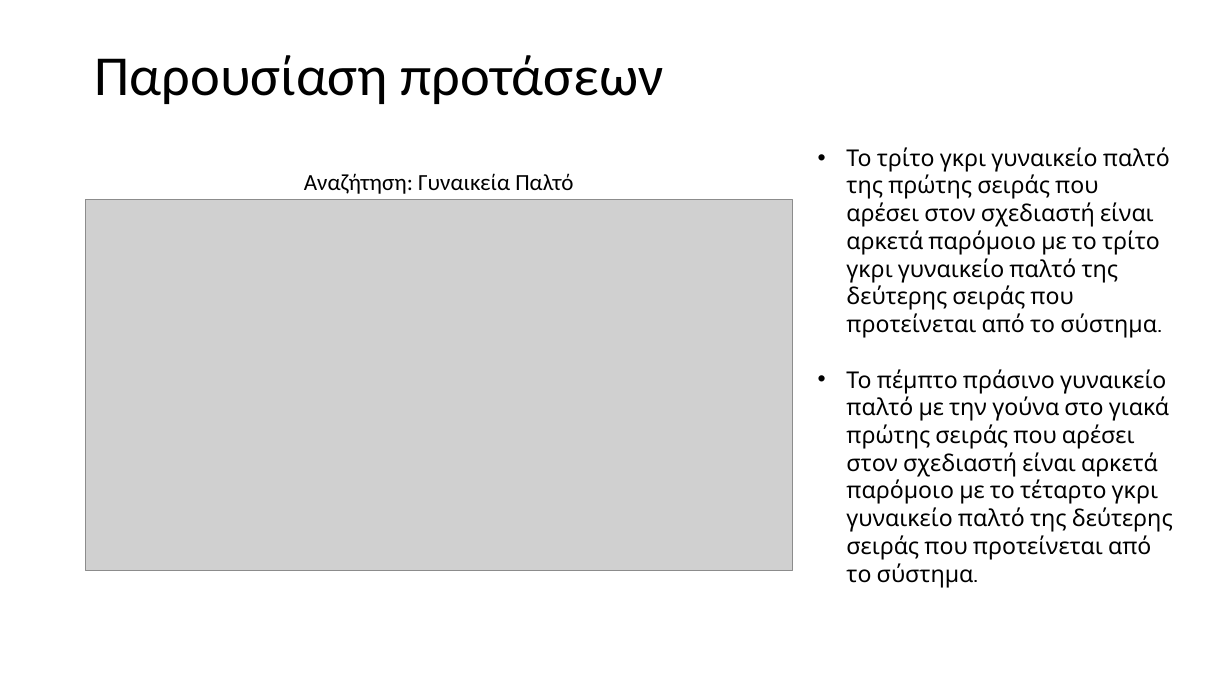
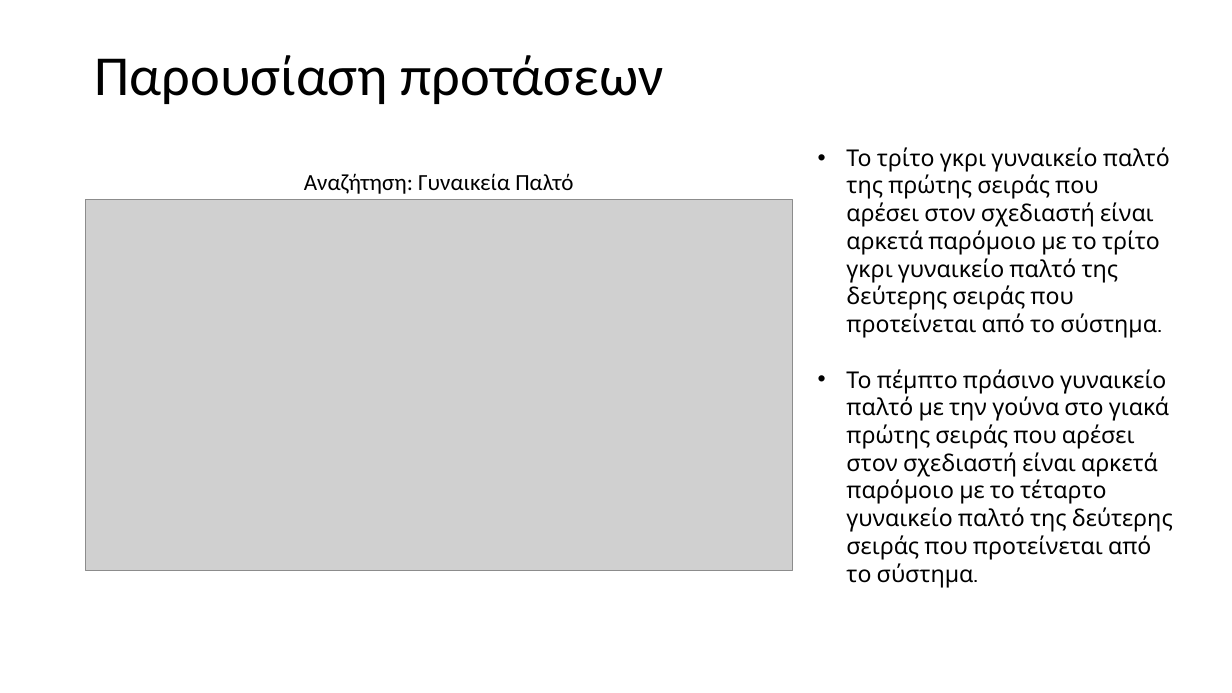
Before and after one commit to mpountou/General-Recommendation-Engine, a slide deck: slide 21 of παρουσίαση.pptx. Drawn at 1232x693 pixels with LibreOffice and Linux fonts; fonts in the diff are those of the drawing; grey boxes stand for pictures. Boxes give left, top, right and bottom in pixels: in the first picture for what was removed or moved away, otherwise in the second. Text is boxed around its words. In the diff, an @@ line names an element or a change of style, - is before the commit and + after.

```diff
--- a/παρουσίαση.pptx
+++ b/παρουσίαση.pptx
@@ text at bbox=[846, 369, 1173, 587]: text changed @@
-• Το πέμπτο πράσινο γυναικείο παλτό με την γούνα στο γιακά πρώτης σειράς που αρέσει στον σχεδιαστή είναι αρκετά παρόμοιο με το τέταρτο γκρι γυναικείο παλτό της δεύτερης σειράς που προτείνεται από το σύστημα.
+• Το πέμπτο πράσινο γυναικείο παλτό με την γούνα στο γιακά πρώτης σειράς που αρέσει στον σχεδιαστή είναι αρκετά παρόμοιο με το τέταρτο γυναικείο παλτό της δεύτερης σειράς που προτείνεται από το σύστημα.
```
Also in this commit, not shown: 12 other slides changed, 1 slide added, 1 slide removed, 1 other file.
